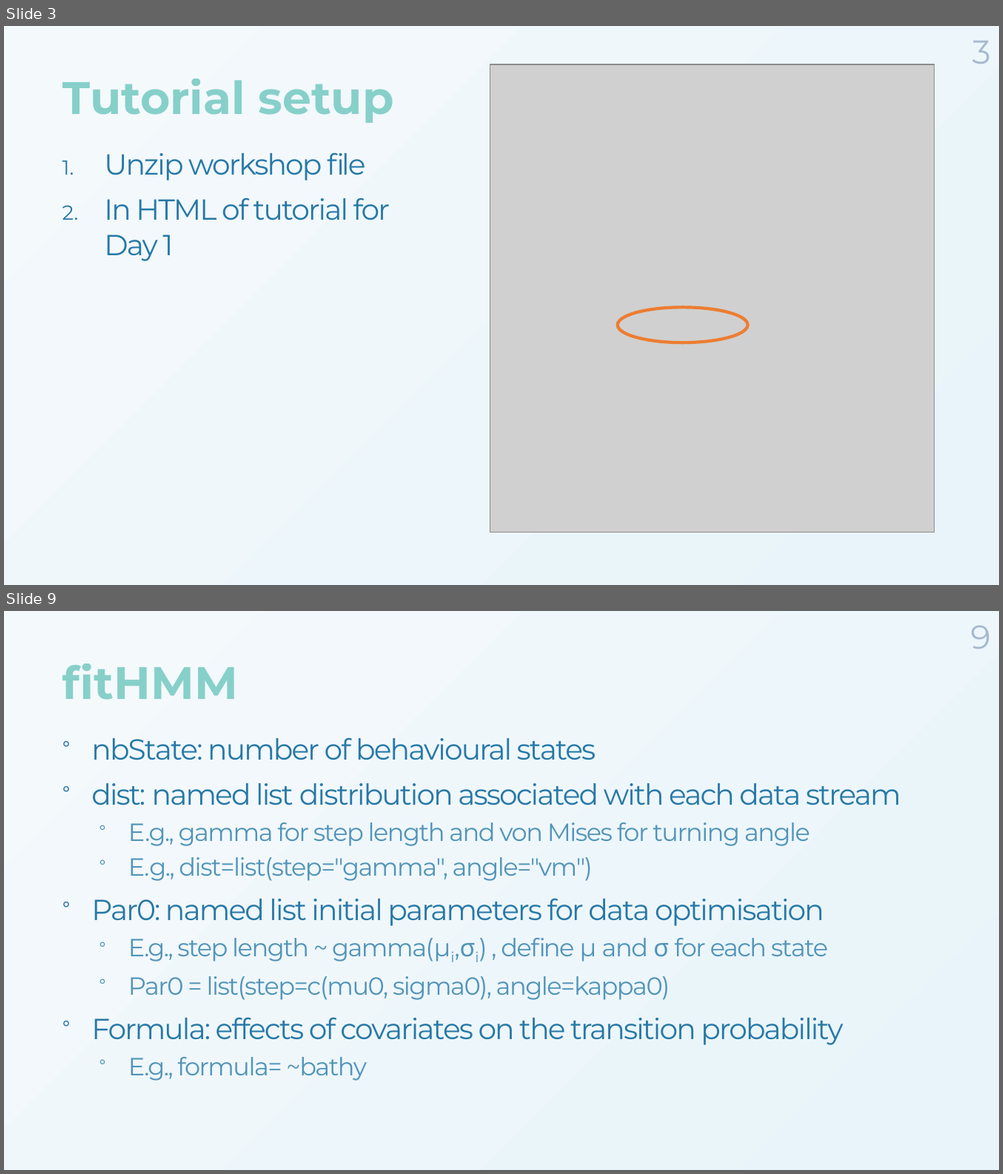
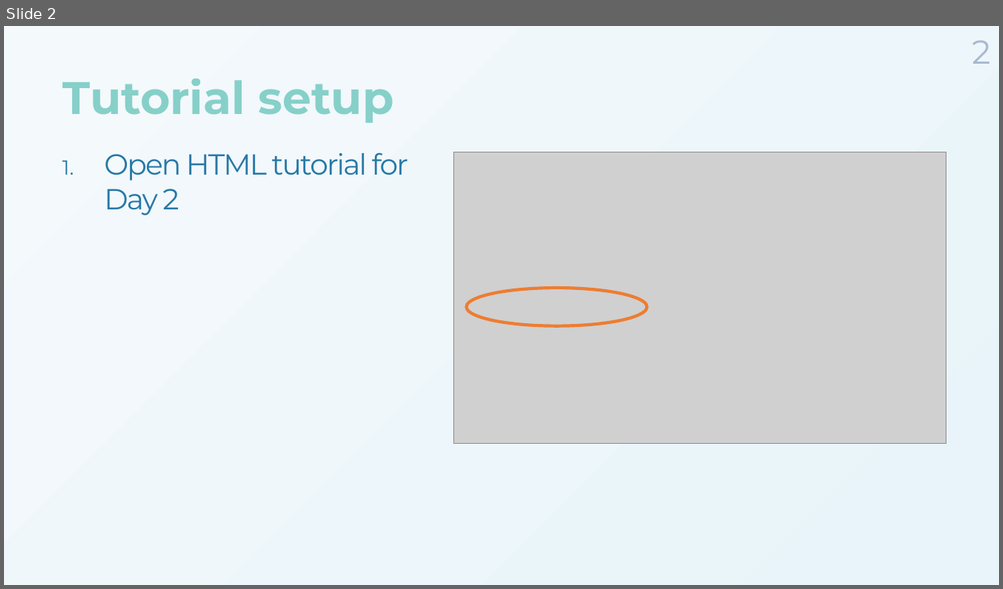
Before and after one commit to MarieAugerMethe/DFO_HMM_2022, a slide deck: Day2/HMM_Tutorial_Day2.pptx. Shown one above the other, each under a label of ours: slides 3 and 9 before the commit, slide 2 after it; the slides between them are not shown. The pictures are 1003x1174 and 1003x589 pixels, drawn with LibreOffice and Linux fonts; fonts in the diff are those of the drawing; grey boxes stand for pictures; background and template pictures are left out. Boxes give left, top, right and bottom in pixels: in the first picture for what was removed or moved away, otherwise in the second. Text is boxed around its words. In the diff, an @@ line names an element or a change of style, - is before the commit and + after.

```diff
--- a/Day2/HMM_Tutorial_Day2.pptx
+++ b/Day2/HMM_Tutorial_Day2.pptx
@@ slide 9 removed at (4,611,999,1170), background gradient #F4F9FC to #E8F4FA @@
@@ page number removed at (970,625,990,649) @@
-9
@@ title removed at (62,664,238,700) @@
-fitHMM
@@ text removed at (91,738,901,1081) @@
-° nbState: number of behavioural states
-° dist: named list distribution associated with each data stream
-  ° E.g., gamma for step length and von Mises for turning angle
-  ° E.g., dist=list(step="gamma", angle="vm")
-° Par0: named list initial parameters for data optimisation
-  ° E.g., step length ~ gamma(μi,σi) , define μ and σ for each state
-  ° Par0 = list(step=c(mu0, sigma0), angle=kappa0)
-° Formula: effects of covariates on the transition probability
-  ° E.g., formula= ~bathy
@@ what was slide 3 is now slide 2 @@
@@ slide 2 changed as well @@
@@ page number at (971,40,990,64): text changed @@
-3
+2
@@ text at (104,153,408,215): text changed @@
-1. Unzip workshop file
-2. In HTML of tutorial for Day 1
+1. Open HTML tutorial for Day 2
@@ picture: place and size @@
-picture at (489,64,934,533)
+picture at (454,152,946,444)
@@ ellipse: place and size @@
-ellipse at (617,307,748,342)
+ellipse at (466,288,647,326)
```
Also in this commit, not shown: 2 other slides changed, 7 slides added, 6 other slides removed.
